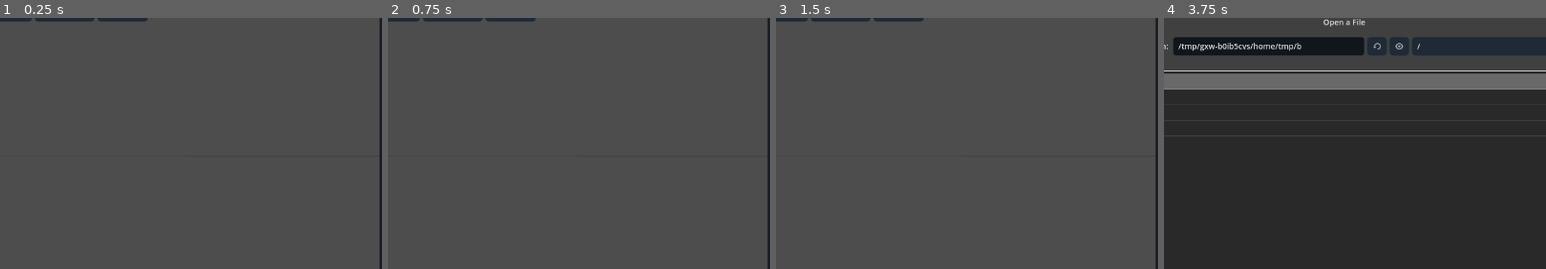
Above: before the commit, frames 1-4 (left to right).
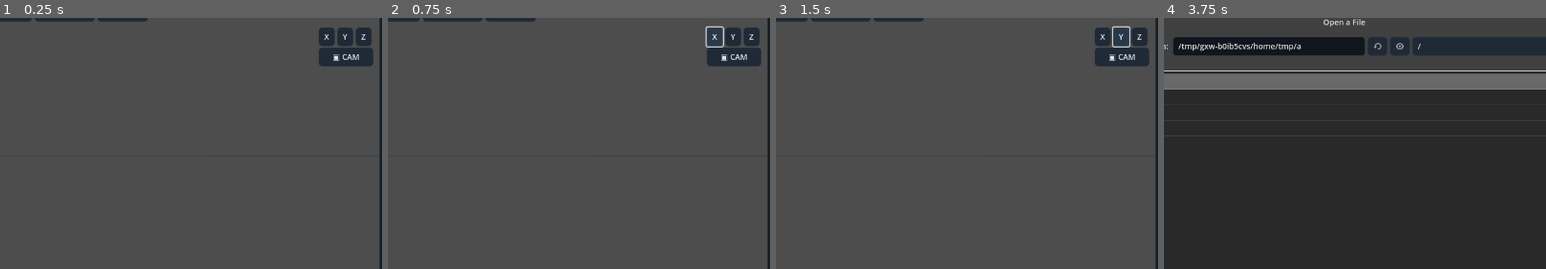
Above: after the commit, the same moments.

Repository: Onnevan/Kabuki
Game: Godot game, scene res://editor/main.tscn
Two runs of this game, one before a commit and one after it. Both use one fixed random seed, a clock stepped at 60 frames per second and the inputs below.
Inputs (mouse positions are % of the whole screen's width and height, from its top left):
- Up to frame 1 (0.25 s): no input
- Up to frame 2 (0.75 s): click (69, 16) at 0.5 s, where only the run after the commit has a clickable "X"
- Up to frame 3 (1.5 s): click (72, 16) at 1.25 s, where only the run after the commit has a clickable "Y"
- Up to frame 4 (3.75 s): click (74, 16) at 2 s, where only the run after the commit has a clickable "Z"; click (72, 20) at 2.75 s, where only the run after the commit has a clickable "▣ CAM"; click "＋ IMPORT" at 3.5 s
The pictures show only the part of the screen within x 26-76%, y 12-62%; the shares and areas given below are measured in that part.

The runs differ from the first frame. In frame 1, 2.0% of the frame differs, in the area x 83-98%, y 3-20%; in frame 2, 2.1%; in frame 3, 2.0%; in frame 4, less than 0.1%.

Commit message:
Add viewport orientation gizmo controls

Diff:
--- a/editor/main.tscn
+++ b/editor/main.tscn
@@ -318,6 +318,31 @@
 size_flags_horizontal=3
 [node name="PreviewChip" type="Label" parent="ViewportTop"]
 text="PREVIEW"
+
+[node name="ViewGizmo" type="VBoxContainer" parent="."]
+unique_name_in_owner=true
+offset_left=930.0
+offset_top=126.0
+offset_right=1028.0
+offset_bottom=224.0
+theme_override_constants/separation=2
+[node name="AxisRow" type="HBoxContainer" parent="ViewGizmo"]
+[node name="ViewX" type="Button" parent="ViewGizmo/AxisRow"]
+unique_name_in_owner=true
+text="X"
+tooltip_text="Align view to X axis"
+[node name="ViewY" type="Button" parent="ViewGizmo/AxisRow"]
+unique_name_in_owner=true
+text="Y"
+tooltip_text="Align view to Y axis"
+[node name="ViewZ" type="Button" parent="ViewGizmo/AxisRow"]
+unique_name_in_owner=true
+text="Z"
+tooltip_text="Align view to Z axis"
+[node name="ViewCamera" type="Button" parent="ViewGizmo"]
+unique_name_in_owner=true
+text="▣ CAM"
+tooltip_text="Return to the saved projection view"
 
 [node name="ToolRail" type="VBoxContainer" parent="."]
 unique_name_in_owner=true
